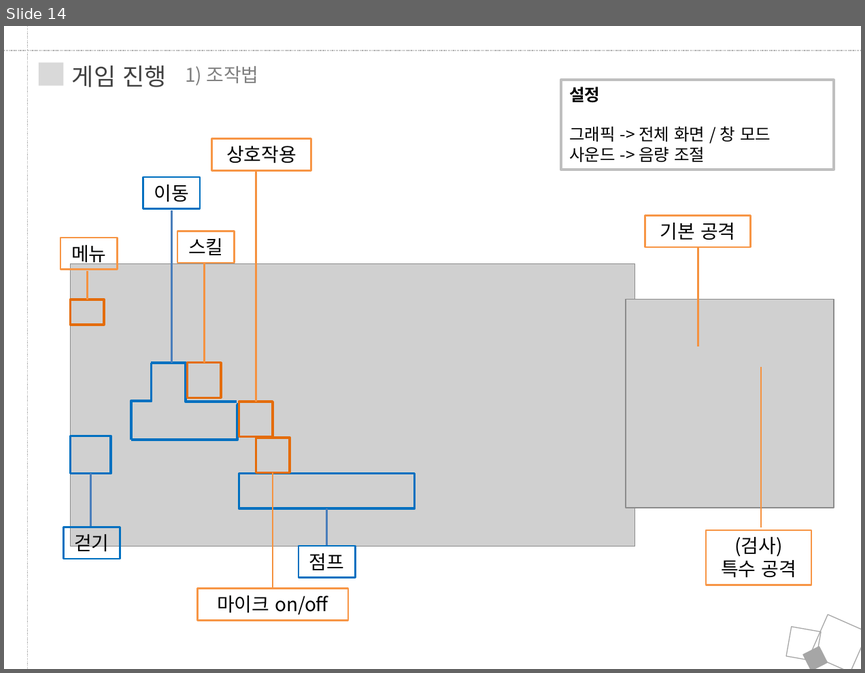
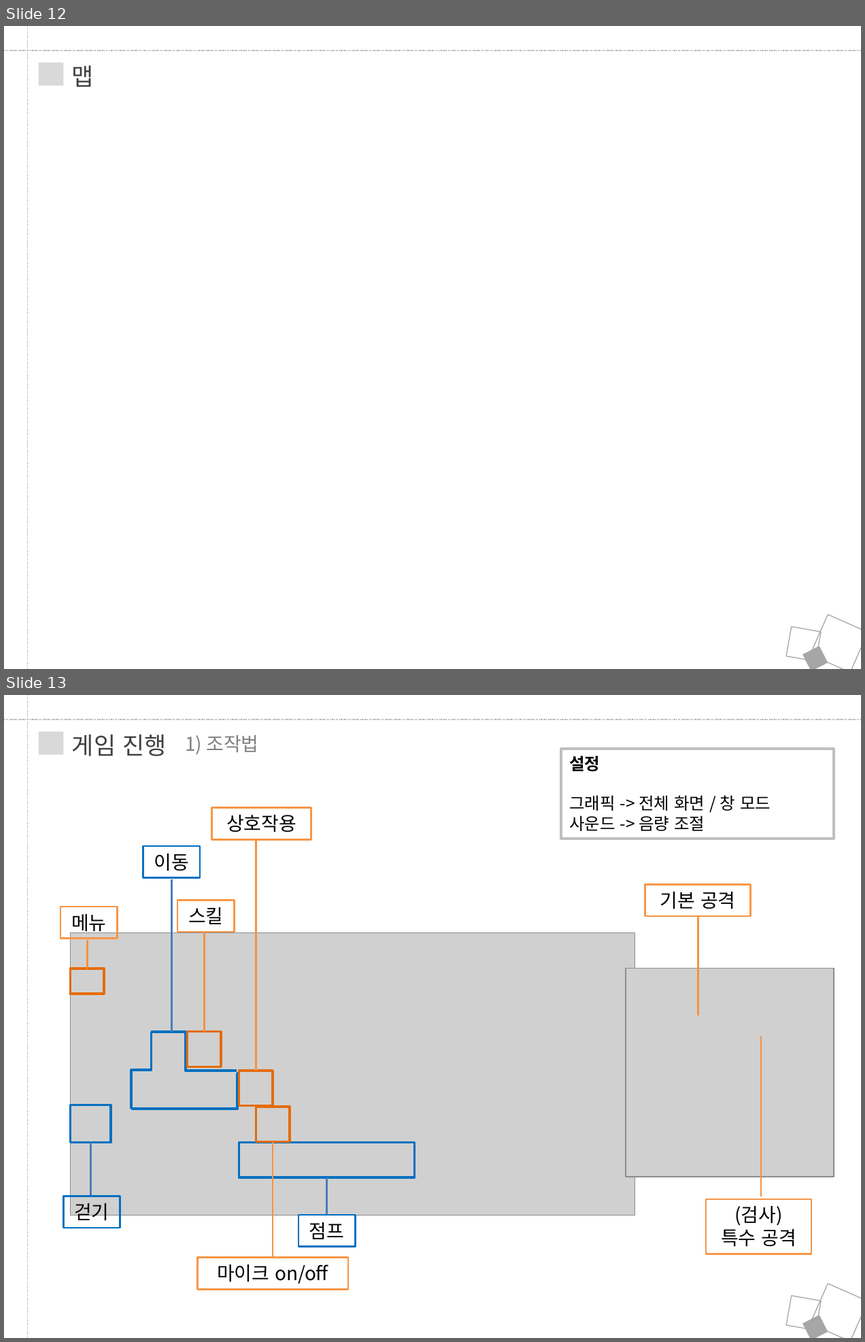
Before and after one commit to JungRobbi/ZolZak, a slide deck: Document/ppt.pptx. Shown one above the other, each under a label of ours: slide 14 before the commit, slides 12 and 13 after it. The pictures are 865x673 and 865x1342 pixels, drawn with LibreOffice and Linux fonts; fonts in the diff are those of the drawing; grey boxes stand for pictures. Boxes give left, top, right and bottom in pixels: in the first picture for what was removed or moved away, otherwise in the second. Text is boxed around its words. In the diff, an @@ line names an element or a change of style, - is before the commit and + after.

```diff
--- a/Document/ppt.pptx
+++ b/Document/ppt.pptx
@@ slide 12 added at bbox=[4, 26, 861, 669], background #FFFFFF @@
@@ line added from (28, 26) to (28, 669), #A6A6A6 0.75 pt dashed @@
@@ line added from (4, 51) to (861, 51), #A6A6A6 0.75 pt dashed @@
@@ rectangle added at bbox=[39, 63, 64, 86], fill #D9D9D9 @@
@@ text added at bbox=[72, 65, 94, 87], 20 pt, text #404040 @@
+맵
@@ rectangle added at bbox=[810, 614, 861, 669], outline #A6A6A6 0.75 pt @@
@@ rectangle added at bbox=[787, 626, 821, 660], outline #A6A6A6 0.75 pt @@
@@ rectangle added at bbox=[803, 645, 827, 669], fill #A6A6A6, outline #A6A6A6 0.75 pt @@
@@ what was slide 14 is now slide 13 @@
```
Also in this commit, not shown: 2 slides changed, 3 slides removed, 6 other files.
